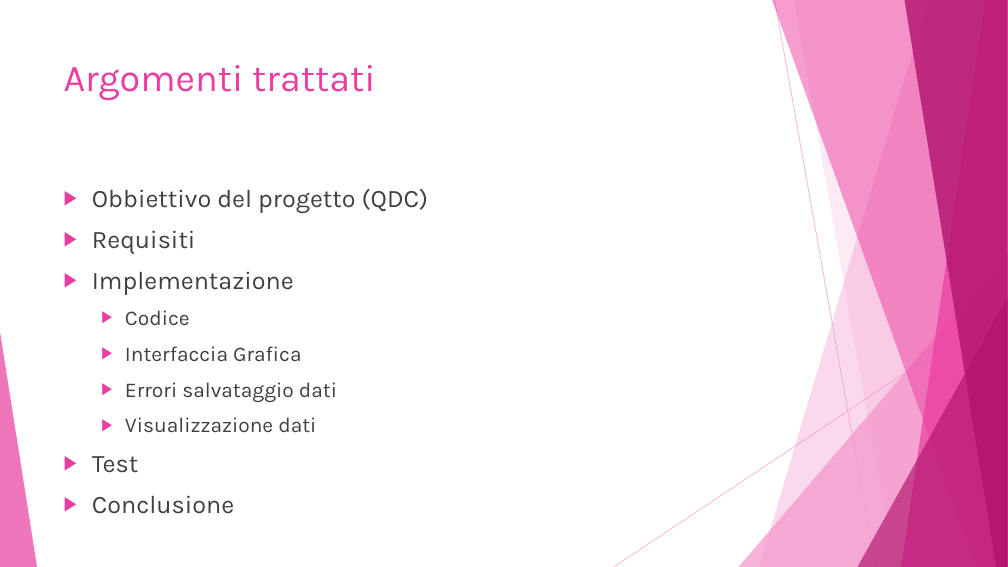
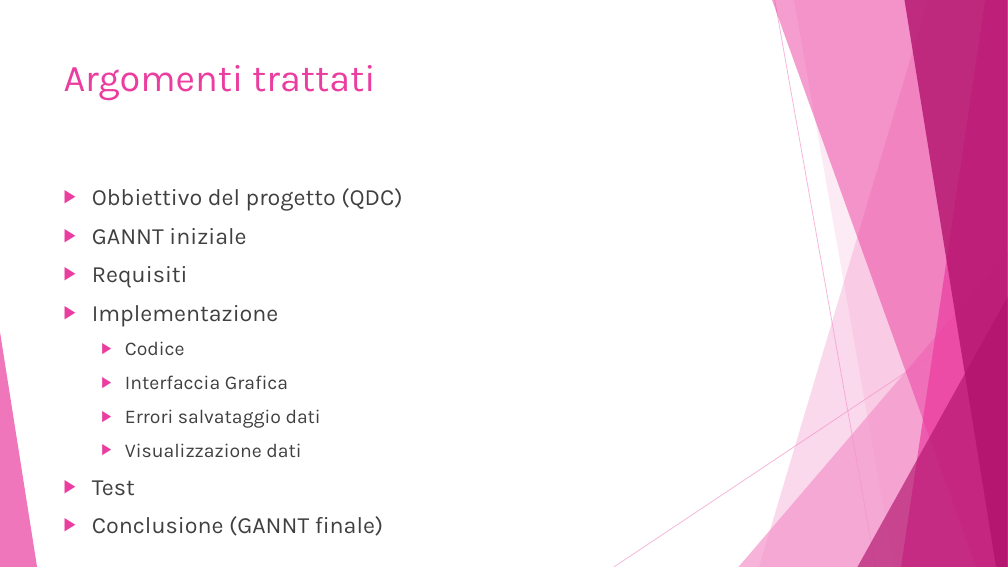
Before and after one commit to alessiax8/Progetto01, a slide deck: slide 2 of Consegna/Presentazione.pptx. Drawn at 1008x567 pixels with LibreOffice and Linux fonts; fonts in the diff are those of the drawing. Boxes give left, top, right and bottom in pixels: in the first picture for what was removed or moved away, otherwise in the second. Text is boxed around its words. In the diff, an @@ line names an element or a change of style, - is before the commit and + after.

```diff
--- a/Consegna/Presentazione.pptx
+++ b/Consegna/Presentazione.pptx
@@ text at (92,188,402,496): size 24 to 22.2 pt in "Obbiettivo del progetto (QDC)", "Requisiti", "Implementazione", "Test"; size 20 to 18.5 pt in "Codice", "Interfaccia Grafica", "Errori salvataggio dati", "Visualizzazione dati" @@
@@ text at (92,228,246,245): paragraph added @@
+▶ GANNT iniziale
@@ text at (92,516,383,536): text changed; size 24 to 22.2 pt @@
-▶ Conclusione
+▶ Conclusione (GANNT finale)
```
Also in this commit, not shown: 1 other slide changed, 1 slide added.
